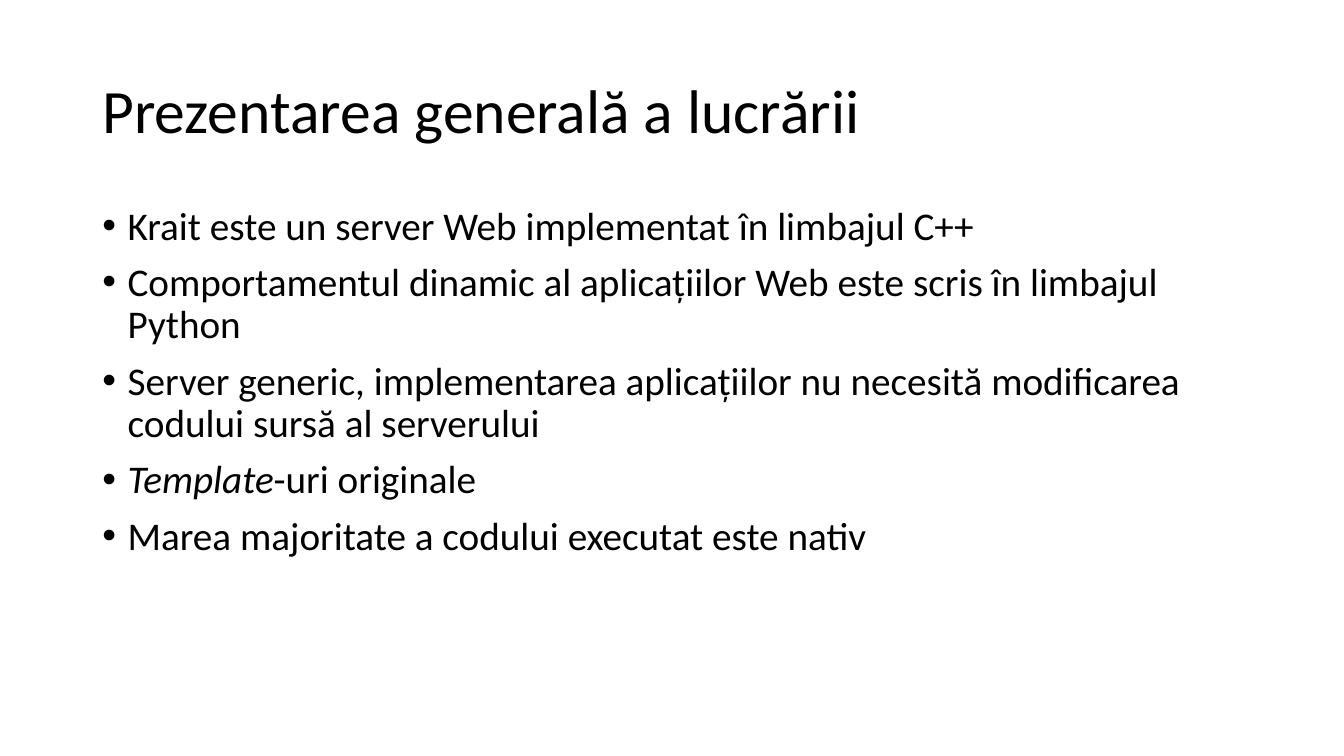
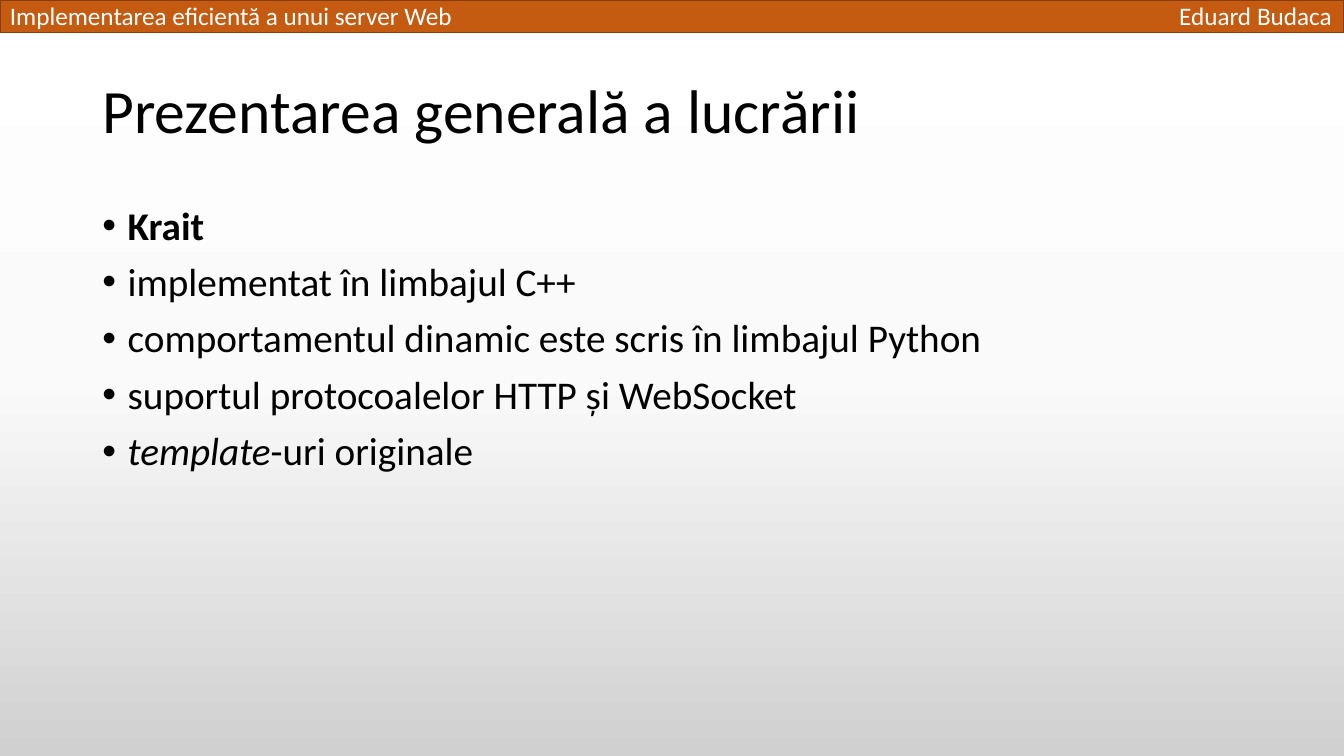
Before and after one commit to TED-996/bachelor-thesis-pack, a slide deck: slide 2 of Licenta2018BudacaEduard/Implementarea eficientă a unui server Web.pptx. Drawn at 1344x756 pixels with LibreOffice and Linux fonts; fonts in the diff are those of the drawing. Boxes give left, top, right and bottom in pixels: in the first picture for what was removed or moved away, otherwise in the second. Text is boxed around its words. In the diff, an @@ line names an element or a change of style, - is before the commit and + after.

```diff
--- a/Licenta2018BudacaEduard/Implementarea eficientă a unui server Web.pptx
+++ b/Licenta2018BudacaEduard/Implementarea eficientă a unui server Web.pptx
@@ background #FFFFFF to gradient #FFFFFF to #FBFBFB to #D1D1D1 @@
@@ rectangle added at (0, 0, 1344, 32), fill #C55A11, outline #843C0B 1 pt @@
@@ text added at (10, 7, 451, 29), 18 pt, text #FFFFFF @@
+Implementarea eficientă a unui server Web
@@ text added at (1179, 7, 1332, 25), 18 pt, text #FFFFFF @@
+Eduard Budaca
@@ text at (128, 212, 981, 472): text changed @@
-• Krait este un server Web implementat în limbajul C++
-• Comportamentul dinamic al aplicațiilor Web este scris în limbajul Python
-• Server generic, implementarea aplicațiilor nu necesită modificarea codului sursă al serverului
-• Template-uri originale
-• Marea majoritate a codului executat este nativ
+• Krait
+• implementat în limbajul C++
+• comportamentul dinamic este scris în limbajul Python
+• suportul protocoalelor HTTP și WebSocket
+• template-uri originale
```
Also in this commit, not shown: 14 other slides changed, 7 slides added, 6 slides removed, 1 other file.
